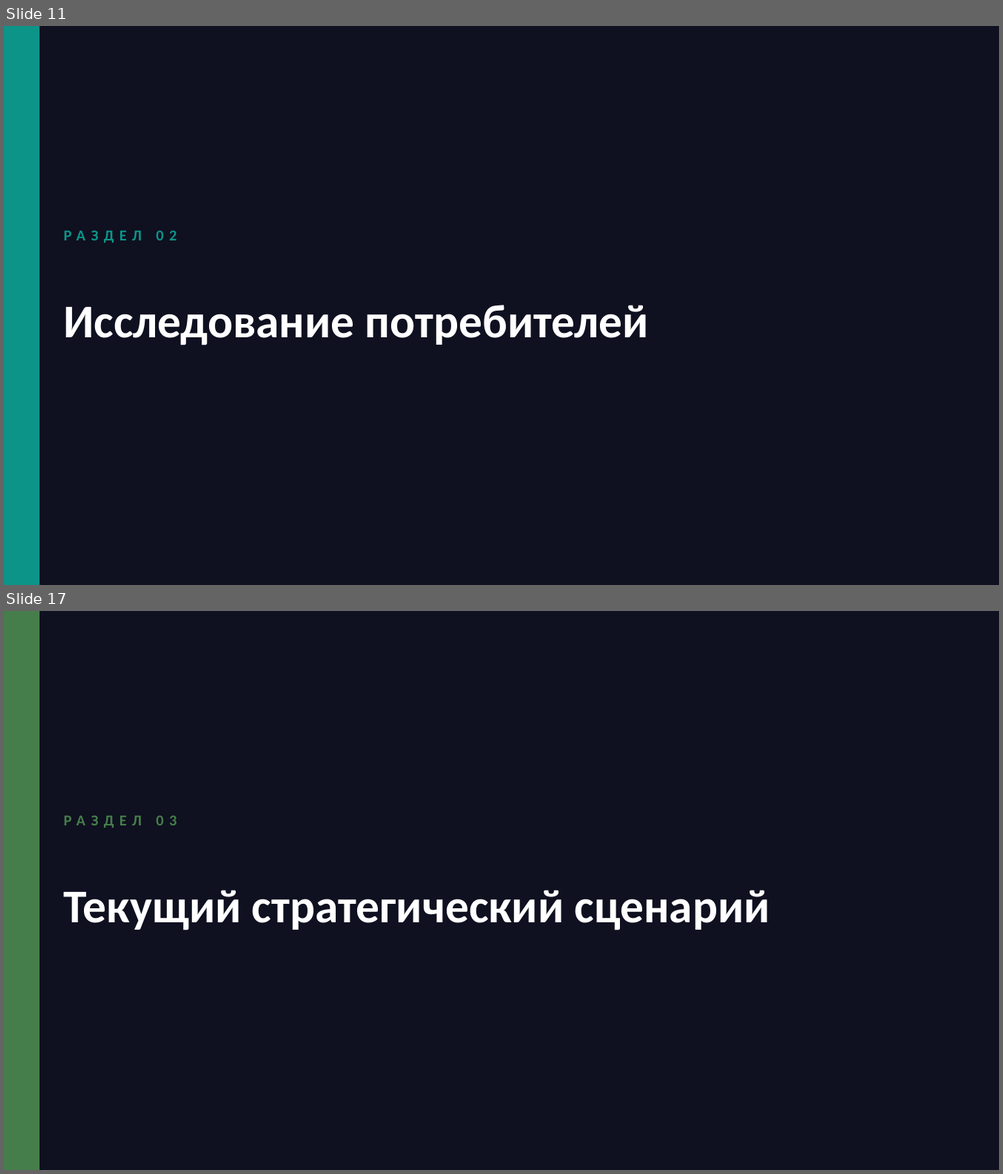
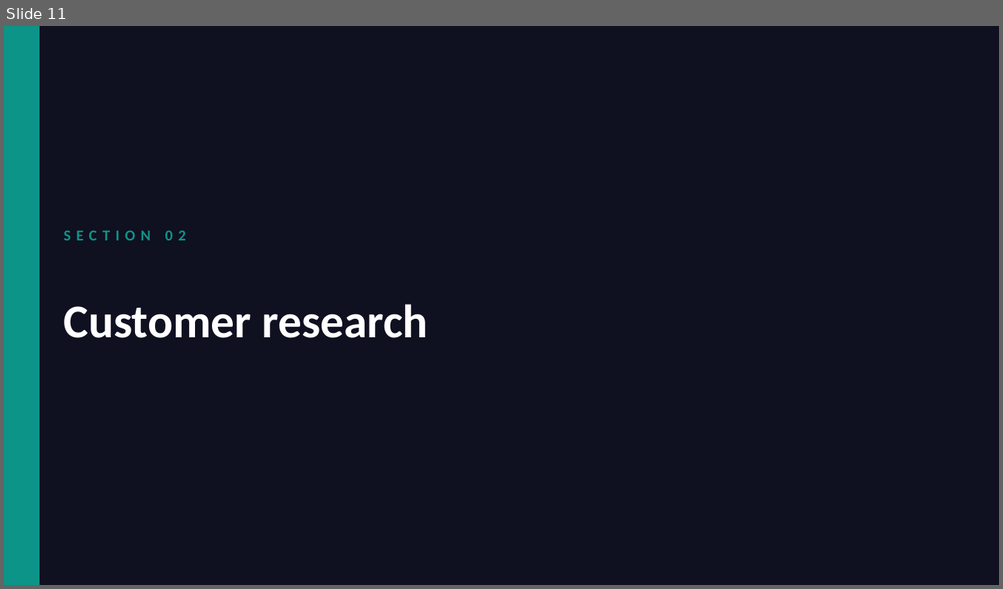
Before and after one commit to ipavelm/ultimate-product-discovery-skill, a slide deck: assets/presentation-template.pptx. Shown one above the other, each under a label of ours: slides 11 and 17 before the commit, slide 11 after it; the slides between them are not shown. The pictures are 1003x1174 and 1003x589 pixels, drawn with LibreOffice and Linux fonts; fonts in the diff are those of the drawing. Boxes give left, top, right and bottom in pixels: in the first picture for what was removed or moved away, otherwise in the second. Text is boxed around its words. In the diff, an @@ line names an element or a change of style, - is before the commit and + after.

```diff
--- a/assets/presentation-template.pptx
+++ b/assets/presentation-template.pptx
@@ slide 17 removed at box(4, 611, 999, 1170), background #0F1020 @@
@@ rectangle removed at box(4, 611, 39, 1170) @@
@@ text removed at box(64, 815, 176, 828) @@
-РАЗДЕЛ 03
@@ text removed at box(64, 890, 770, 931) @@
-Текущий стратегический сценарий
@@ slide 11 changed as well @@
@@ text at box(64, 230, 186, 241): text changed @@
-РАЗДЕЛ 02
+SECTION 02
@@ text at box(64, 304, 427, 338): text changed @@
-Исследование потребителей
+Customer research
```
Also in this commit, not shown: 24 other slides changed, 9 slides added, 8 other slides removed, 6 other files.
